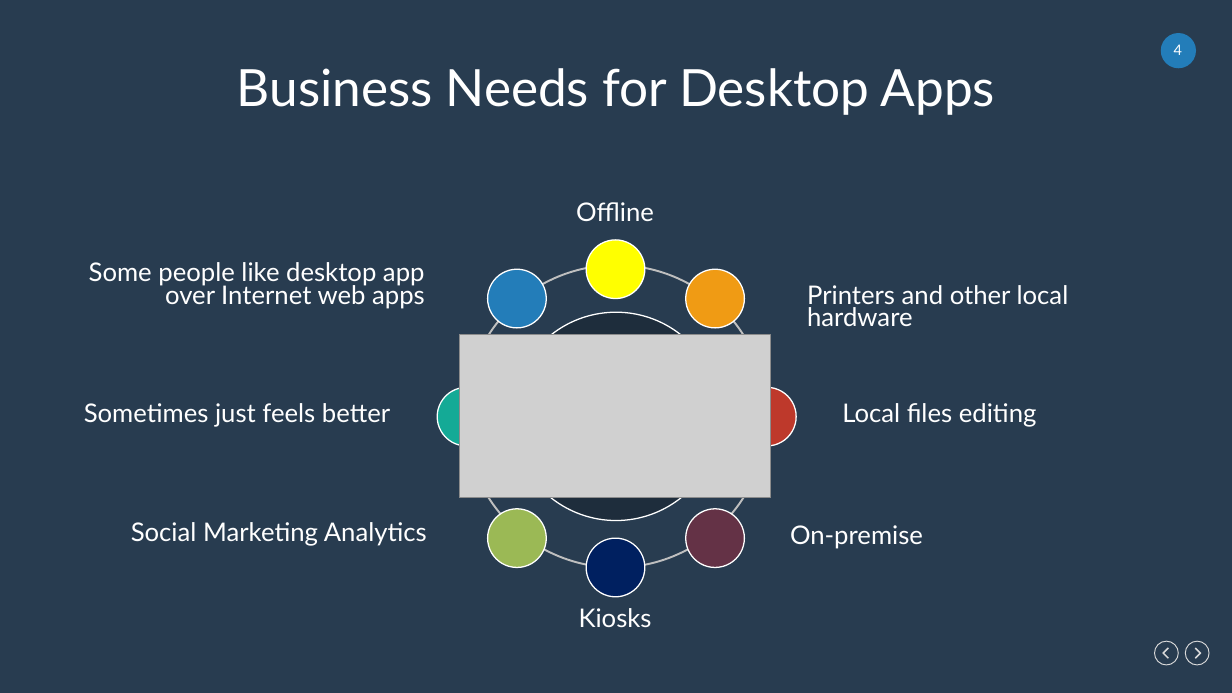
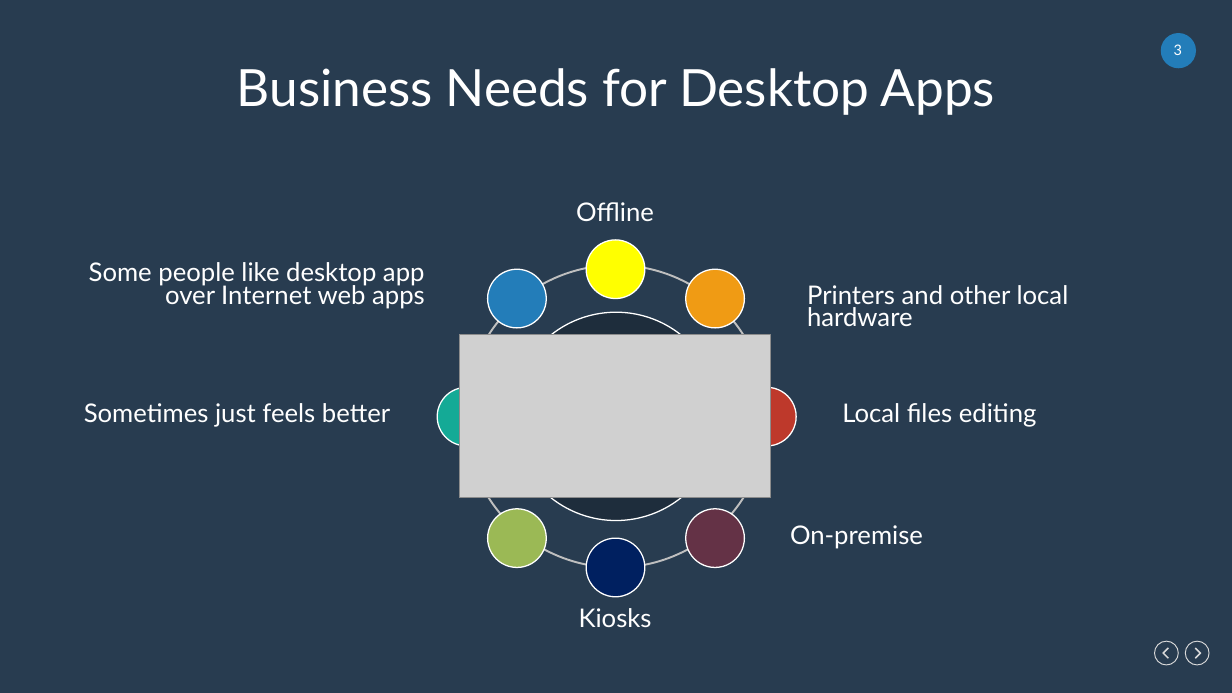
Before and after one commit to cwoodruff/electron_demos, a slide deck: slide 3 of Electron Desktop Development for Web Developers.pptx (slide 4 before the commit). Drawn at 1232x693 pixels with LibreOffice and Linux fonts; fonts in the diff are those of the drawing; grey boxes stand for pictures. Boxes give left, top, right and bottom in pixels: in the first picture for what was removed or moved away, otherwise in the second. Text is boxed around its words. In the diff, an @@ line names an element or a change of style, - is before the commit and + after.

```diff
--- a/Electron Desktop Development for Web Developers.pptx
+++ b/Electron Desktop Development for Web Developers.pptx
@@ page number at box(1174, 44, 1182, 55): text changed @@
-4
+3
@@ text removed at box(131, 522, 427, 546) @@
-Social Marketing Analytics
```
Also in this commit, not shown: 1 other slide changed, 2 slides added, 2 slides removed, 2 other files.
